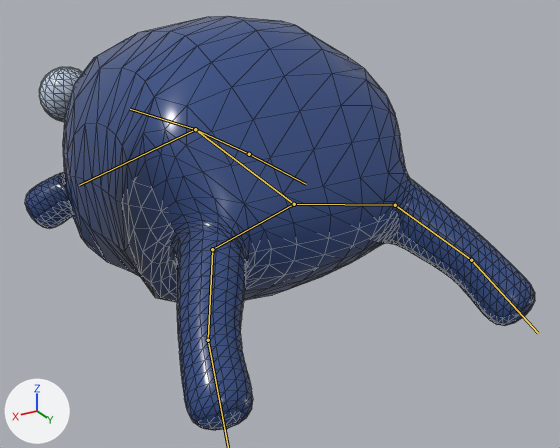
Before and after pictures for a commit that changed the glTF model public/models/shizukuuo.glb.
Camera for both pictures: a 50 mm lens placed at (0.267, 0.556, 0.318), pointed at (-0.037, 0.049, 0.065). The lights are fixed; the arrows at lower left show +X, +Y and +Z. The picture after the commit comes second. Both versions are drawn at frame 4 of the action 'die'; the numbers are the values there. The bones that change, and the others that lie on the model, are drawn over the model as lines. Mesh edges are drawn as thin lines.

Names of what the first picture shows: 'shizukuuo'.
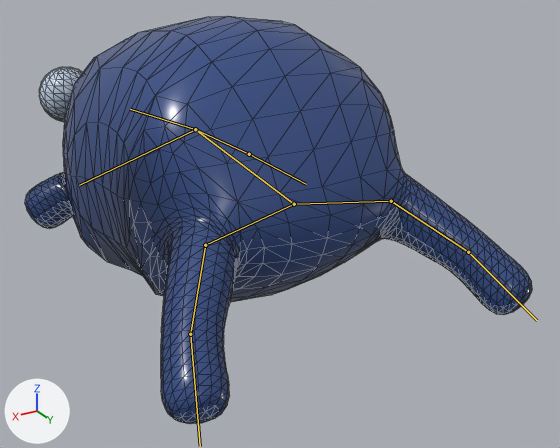
Location of each change, [x1, y1, x2, y2] in pixels of the pictures (560 x 448 px):
'shizukuuo', posed: before [25, 16, 535, 431]; after [25, 16, 532, 424]
bone 'hip-kneeB.L', root to tip: before (294, 204) to (212, 249); after (294, 204) to (205, 245)
bone 'hip-kneeB.R', root to tip: before (294, 204) to (395, 205); after (294, 204) to (391, 201)

What the commit changed:
Bone 'hip-kneeB.L' (bone_hip_kneeb_l) turns from (0, 0, -8) to (0, 0, -13) degrees about its own x, y and z.
Bone 'hip-kneeB.R' (bone_hip_kneeb_r) turns from (0, 0, 8) to (0, 0, 13) degrees about its own x, y and z.
